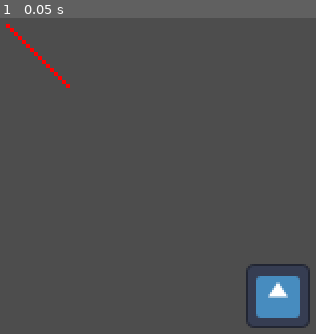
Above: before the commit, frame 1.
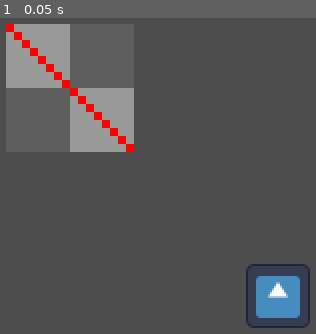
Above: after the commit, the same moment.

Repository: kennethbchen/Fireworkshop-Game
Game: Godot game, scene res://main.tscn
The game is run twice, just before and just after one commit, with the same random seed, the same clock (stepped at 60 frames per second) and the same inputs. The engine's default icon, where the game draws it, is replaced by a stand-in: a white triangle on a blue panel in a dark square.
Inputs:
- Up to frame 1 (0.05 s): no input

The runs differ from the first frame. In frame 1, 7.9% of the frame differs, in the area x 1-43%, y 1-43%.

Commit message:
Made helper methods for frame

Diff:
--- a/main.tscn
+++ b/main.tscn
@@ -1,8 +1,13 @@
-[gd_scene load_steps=4 format=3 uid="uid://i7vtjolmol5c"]
+[gd_scene load_steps=6 format=3 uid="uid://i7vtjolmol5c"]
 
 [ext_resource type="Script" path="res://scripts/debug_commands.gd" id="1_255dg"]
 [ext_resource type="Texture2D" uid="uid://ct8wdx0sna33v" path="res://icon.svg" id="1_hb8hu"]
 [ext_resource type="Script" path="res://scripts/frame.gd" id="3_c1rli"]
+
+[sub_resource type="StyleBoxFlat" id="StyleBoxFlat_h6s55"]
+
+[sub_resource type="StyleBoxFlat" id="StyleBoxFlat_xvl0s"]
+bg_color = Color(0.370364, 0.370365, 0.370364, 1)
 
 [node name="Main" type="Node2D"]
 
@@ -20,5 +25,37 @@
 offset_top = 8.0
 offset_right = 24.0
 offset_bottom = 24.0
-scale = Vector2(2, 2)
+scale = Vector2(4, 4)
 script = ExtResource("3_c1rli")
+
+[node name="Panel" type="Panel" parent="CanvasLayer/Frame"]
+z_index = -1
+layout_mode = 0
+offset_right = 8.0
+offset_bottom = 8.0
+theme_override_styles/panel = SubResource("StyleBoxFlat_h6s55")
+
+[node name="Panel2" type="Panel" parent="CanvasLayer/Frame"]
+z_index = -1
+layout_mode = 0
+offset_left = 8.0
+offset_right = 16.0
+offset_bottom = 8.0
+theme_override_styles/panel = SubResource("StyleBoxFlat_xvl0s")
+
+[node name="Panel3" type="Panel" parent="CanvasLayer/Frame"]
+z_index = -1
+layout_mode = 0
+offset_top = 8.0
+offset_right = 8.0
+offset_bottom = 16.0
+theme_override_styles/panel = SubResource("StyleBoxFlat_xvl0s")
+
+[node name="Panel4" type="Panel" parent="CanvasLayer/Frame"]
+z_index = -1
+layout_mode = 0
+offset_left = 8.0
+offset_top = 8.0
+offset_right = 16.0
+offset_bottom = 16.0
+theme_override_styles/panel = SubResource("StyleBoxFlat_h6s55")
--- a/scripts/frame.gd
+++ b/scripts/frame.gd
@@ -21,5 +21,38 @@
 	print(texture.get_image().get_pixel(0,0))
 	size = Vector2(width, height)
 
+
+# NOTE: 0 Indexed
+func get_pix_from_global_position(pos: Vector2) -> Vector2:
+
+	if not is_global_position_in_bounds(pos):
+		# Out of bounds
+		return Vector2(-1, -1)
+
+	var relative_position: Vector2 = pos - global_position
+
+	# Account for scale of frame
+	relative_position *= scale
+	relative_position = relative_position.floor()
+
+	return relative_position
+
+
+
+# NOTE: Probably doesn't work if frame is rotated
+func is_global_position_in_bounds(pos: Vector2) -> bool:
+	return get_rect().has_point(pos)
+
+func is_pix_in_bounds(pos: Vector2) -> bool:
+
+	if pos.x < 0 or pos.y < 0 or \
+	   pos.x >= width or pos.y >= height:
+
+		return false
+
+	return true
+
+
+
 func _process(delta):
 	pass
